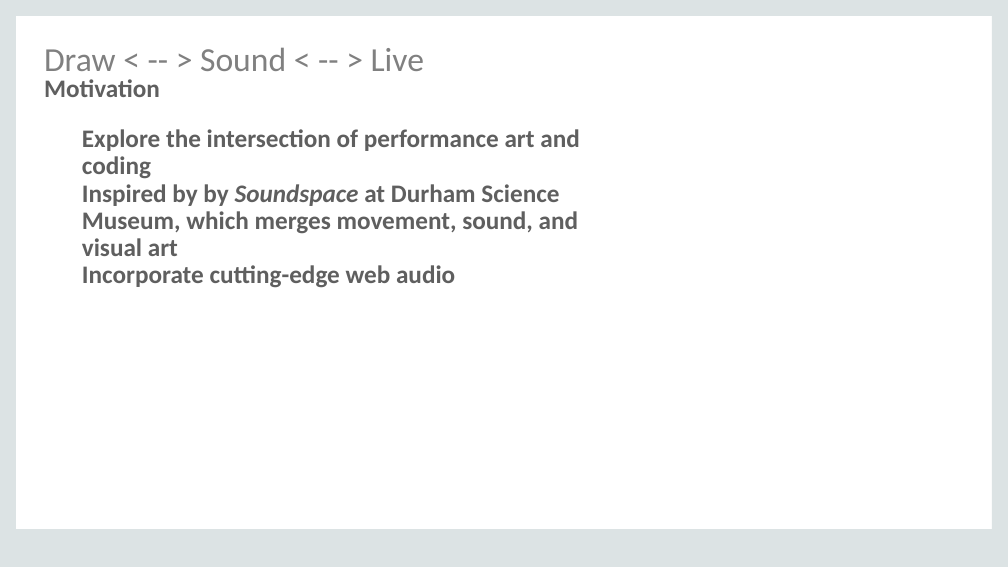
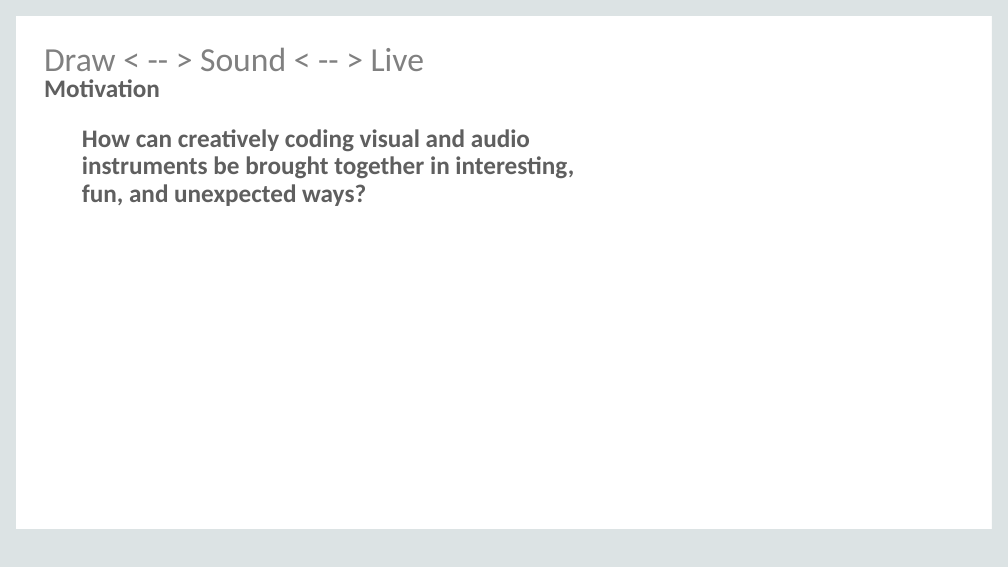
Before and after one commit to DSEapps/draw-sound-live, a slide deck: slide 2 of docs/draw-sound-live-v1.pptx. Drawn at 1008x567 pixels with LibreOffice and Linux fonts; fonts in the diff are those of the drawing. Boxes give left, top, right and bottom in pixels: in the first picture for what was removed or moved away, otherwise in the second. Text is boxed around its words. In the diff, an @@ line names an element or a change of style, - is before the commit and + after.

Commit message:
small ppt edits

```diff
--- a/docs/draw-sound-live-v1.pptx
+++ b/docs/draw-sound-live-v1.pptx
@@ text at [82, 129, 574, 206]: text changed @@
-Explore the intersection of performance art and coding
-Inspired by by Soundspace at Durham Science Museum, which merges movement, sound, and visual art
-Incorporate cutting-edge web audio
+How can creatively coding visual and audio instruments be brought together in interesting, fun, and unexpected ways?
```
Also in this commit, not shown: 2 other slides changed, 2 slides added, 3 slides removed, 1 other file.
